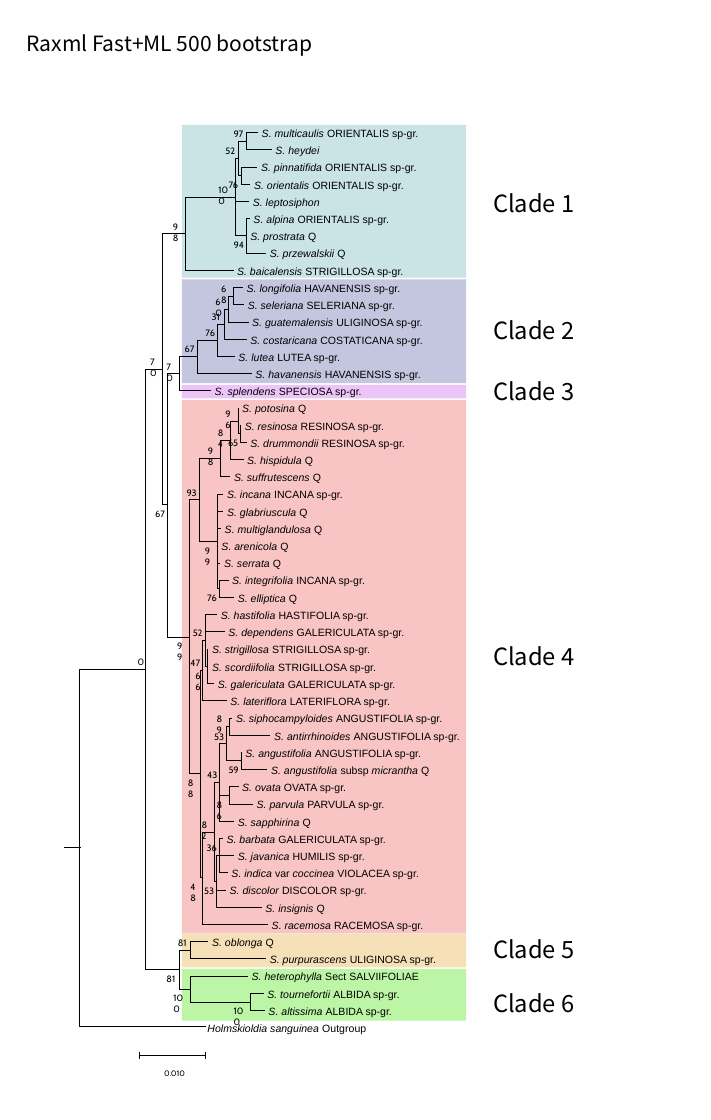
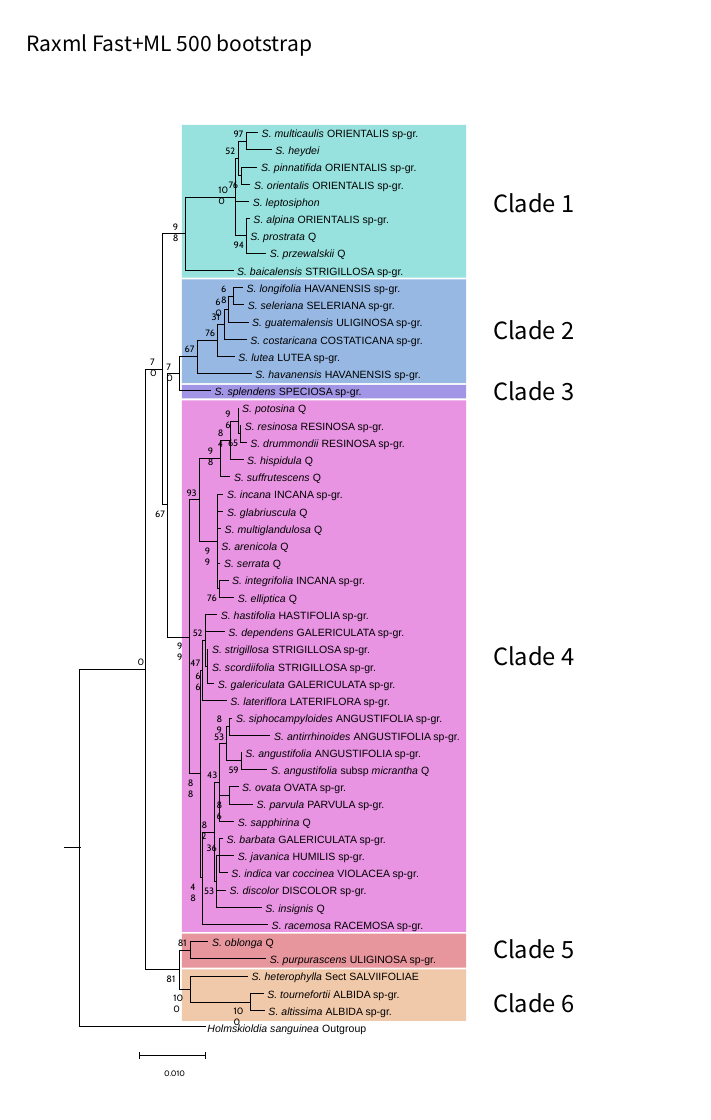
Before and after one commit to bryceaskey/scutellariaMetabolites, a slide deck: slide 1 of figures/phylogeneticTrees/phylo-tree-clades.pptx. Drawn at 711x1120 pixels with LibreOffice and Linux fonts; fonts in the diff are those of the drawing. Boxes give left, top, right and bottom in pixels: in the first picture for what was removed or moved away, otherwise in the second. Text is boxed around its words. In the diff, an @@ line names an element or a change of style, - is before the commit and + after.

```diff
--- a/figures/phylogeneticTrees/phylo-tree-clades.pptx
+++ b/figures/phylogeneticTrees/phylo-tree-clades.pptx
@@ rectangle at box(182, 125, 466, 278): fill #CAE3E4 to #97E2DE @@
@@ rectangle at box(182, 280, 466, 383): fill #C4C5DE to #96B8E3 @@
@@ rectangle at box(182, 385, 466, 398): fill #EDC4F8 to #A295E5 @@
@@ rectangle at box(182, 400, 466, 932): fill #F8C4C4 to #E894E2 @@
@@ rectangle at box(182, 934, 466, 968): fill #F6E0B8 to #E6969C @@
@@ rectangle at box(182, 969, 466, 1020): fill #BCF5A5 to #F0C8AA @@
```
Also in this commit, not shown: 14 other files.
